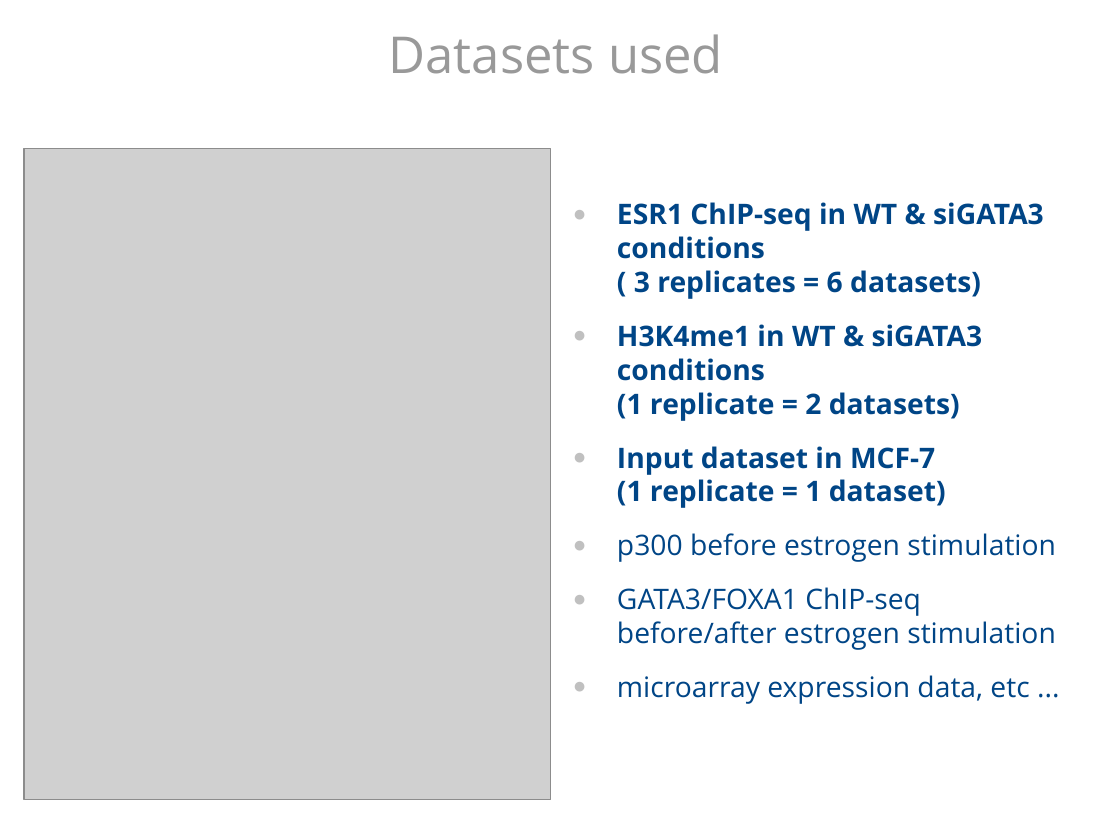
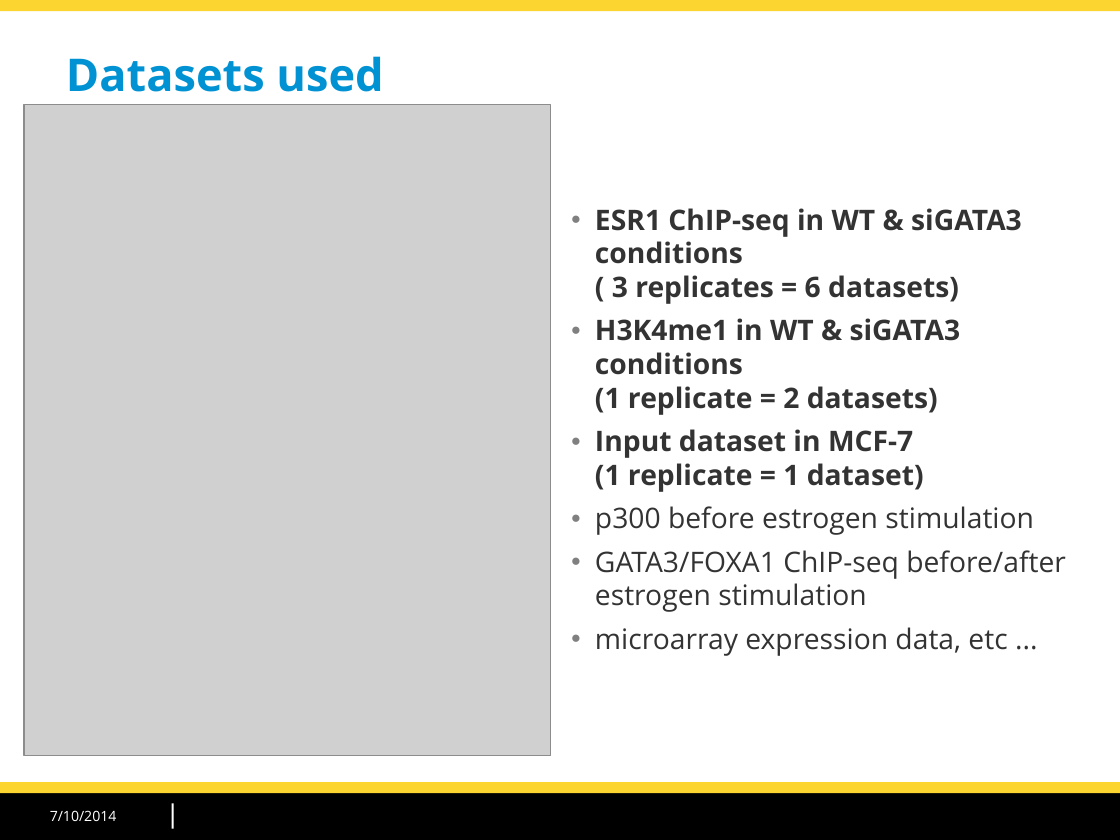
Before and after one commit to morganeTC/atelier_chip-seq_roscoff_2014, a slide deck: slide 3 of slides/chipseq_CarlHerrmann_Roscoff2014.odp. Drawn at 1120x840 pixels with LibreOffice and Linux fonts; fonts in the diff are those of the drawing; grey boxes stand for pictures; background and template pictures are left out. Boxes give left, top, right and bottom in pixels: in the first picture for what was removed or moved away, otherwise in the second. Text is boxed around its words. In the diff, an @@ line names an element or a change of style, - is before the commit and + after.

```diff
--- a/slides/chipseq_CarlHerrmann_Roscoff2014.odp
+++ b/slides/chipseq_CarlHerrmann_Roscoff2014.odp
@@ rectangle added at (x1=0, y1=0, x2=1120, y2=11), fill #FDD530 @@
@@ title "Datasets used" moved from (x1=389, y1=34, x2=723, y2=74) to (x1=66, y1=56, x2=383, y2=92) @@
@@ title "Datasets used" at (x1=66, y1=56, x2=383, y2=92): size 36 to 32 pt, text colour #999999 to #0092D2, bold on; alignment centre to left; vertical alignment middle to top @@
@@ picture moved from (x1=24, y1=148, x2=552, y2=800) to (x1=24, y1=105, x2=552, y2=756) @@
@@ text "ESR1 ChIP-seq in WT & ..." at (x1=595, y1=208, x2=1066, y2=656): text colour #004586 to #333333; indent changed; less space between paragraphs; bullet colour #C0C0C0 to #808080 @@
@@ rectangle added at (x1=0, y1=794, x2=1120, y2=840), fill #000000 @@
@@ rectangle added at (x1=0, y1=783, x2=1120, y2=794), fill #FDD530 @@
@@ line added from (173, 805) to (173, 828), #FFFFFF 1.42 pt @@
@@ text added at (x1=50, y1=810, x2=117, y2=821), 10 pt, text #FFFFFF @@
+7/10/2014
```
Also in this commit, not shown: 29 other slides changed, 9 slides added, 15 slides removed, 2 other files.
